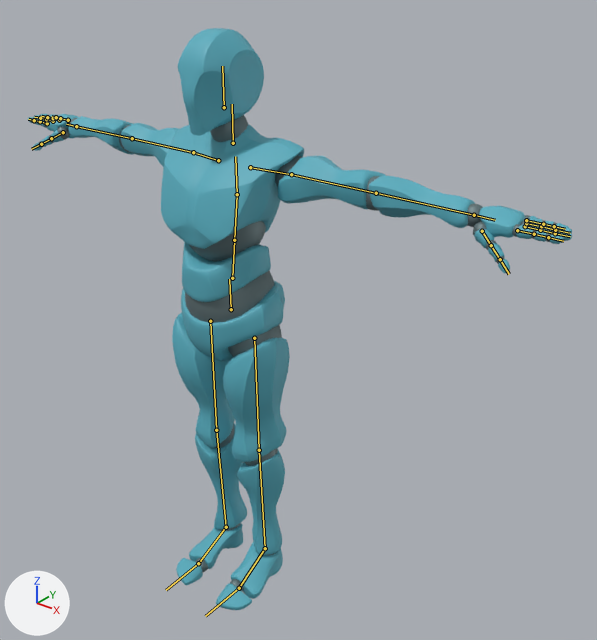
An edit to the glTF model assets/models/character_default.glb, drawn before and after from the same camera.
The view is the same before and after, from a camera (50 mm lens) standing at (1.57, -1.64, 2.06) and looking at (0.13, 0.16, 0.94). The axes (+X, +Y, +Z) are drawn at lower left. The lights are the same throughout. The bones that bend it are drawn over the model as lines.

The first picture shows 'alpha_joints', 'alpha_surface'.
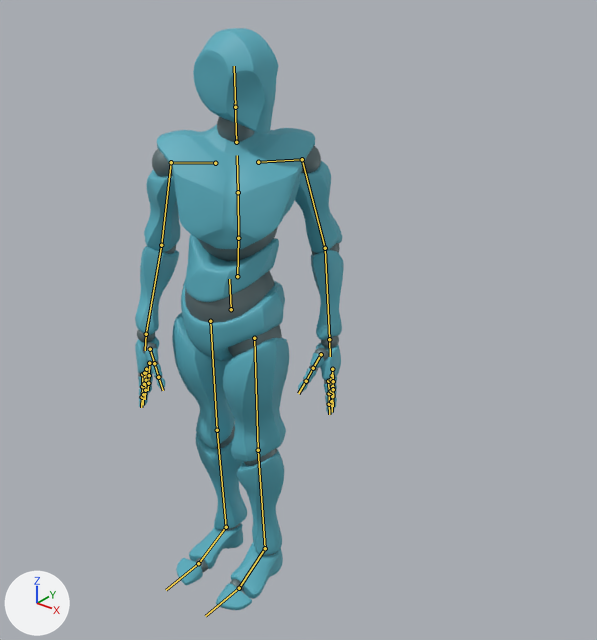
The newer file adds an action. The first version stands in its rest pose; the second is drawn at frame 1 of the action 'look_left'.

Scene script edits in JSON lines:
```json
{"block": "bone_mixamorig_spine", "where": "bone_mixamorig_spine = bpy.data.objects['default_rig'].pose.bones['mixamorig:Spine']  # child of 'mixamorig:Hips'"}
{"op": "set", "path": "bone_mixamorig_spine.location", "old": "(0.0, 0.0, 0.0)", "new": "(0.0, 0.001, -0.023)"}
{"op": "set", "path": "bone_mixamorig_spine.rotation_quaternion", "old": "(1.0, 0.0, 0.0, 0.0)", "new": "(0.989, 0.0, 0.145, 0.018)", "note": "degrees (0, 0, 0) -> degrees (0, 17, 2)"}
{"block": "bone_mixamorig_spine1", "where": "bone_mixamorig_spine1 = bpy.data.objects['default_rig'].pose.bones['mixamorig:Spine1']  # child of 'mixamorig:Spine'"}
{"op": "set", "path": "bone_mixamorig_spine1.rotation_quaternion", "old": "(1.0, 0.0, 0.0, 0.0)", "new": "(0.99, 0.0, 0.142, 0.017)", "note": "degrees (0, 0, 0) -> degrees (0, 16, 2)"}
{"block": "bone_mixamorig_spine2", "where": "bone_mixamorig_spine2 = bpy.data.objects['default_rig'].pose.bones['mixamorig:Spine2']  # child of 'mixamorig:Spine1'"}
{"op": "set", "path": "bone_mixamorig_spine2.rotation_quaternion", "old": "(1.0, 0.0, 0.0, 0.0)", "new": "(0.996, 0.0, 0.091, 0.001)", "note": "degrees (0, 0, 0) -> degrees (0, 10, 0)"}
{"block": "bone_mixamorig_head", "where": "bone_mixamorig_head = bpy.data.objects['default_rig'].pose.bones['mixamorig:Head']  # child of 'mixamorig:Neck'"}
{"op": "set", "path": "bone_mixamorig_head.rotation_quaternion", "old": "(1.0, 0.0, 0.0, 0.0)", "new": "(0.929, 0.0, 0.37, 0.0)", "note": "degrees (0, 0, 0) -> degrees (0, 43, 0)"}
{"block": "bone_mixamorig_leftarm", "where": "bone_mixamorig_leftarm = bpy.data.objects['default_rig'].pose.bones['mixamorig:LeftArm']  # child of 'mixamorig:LeftShoulder'"}
{"op": "set", "path": "bone_mixamorig_leftarm.rotation_quaternion", "old": "(1.0, 0.0, 0.0, 0.0)", "new": "(0.767, 0.577, 0.19, 0.206)", "note": "degrees (0, 0, 0) -> degrees (75, 3, 32)"}
{"block": "bone_mixamorig_leftforearm", "where": "bone_mixamorig_leftforearm = bpy.data.objects['default_rig'].pose.bones['mixamorig:LeftForeArm']  # child of 'mixamorig:LeftArm'"}
{"op": "set", "path": "bone_mixamorig_leftforearm.rotation_quaternion", "old": "(1.0, 0.0, 0.0, 0.0)", "new": "(0.979, 0.0, 0.0, 0.205)", "note": "degrees (0, 0, 0) -> degrees (0, 0, 24)"}
{"block": "bone_mixamorig_lefthand", "where": "bone_mixamorig_lefthand = bpy.data.objects['default_rig'].pose.bones['mixamorig:LeftHand']  # child of 'mixamorig:LeftForeArm'"}
{"op": "set", "path": "bone_mixamorig_lefthand.rotation_quaternion", "old": "(1.0, 0.0, 0.0, 0.0)", "new": "(0.978, 0.052, -0.164, -0.114)", "note": "degrees (0, 0, 0) -> degrees (8, -18, -15)"}
{"block": "bone_mixamorig_rightarm", "where": "bone_mixamorig_rightarm = bpy.data.objects['default_rig'].pose.bones['mixamorig:RightArm']  # child of 'mixamorig:RightShoulder'"}
{"op": "set", "path": "bone_mixamorig_rightarm.rotation_quaternion", "old": "(1.0, 0.0, 0.0, 0.0)", "new": "(0.766, 0.635, -0.013, 0.099)", "note": "degrees (0, 0, 0) -> degrees (79, -8, 8)"}
{"block": "bone_mixamorig_rightforearm", "where": "bone_mixamorig_rightforearm = bpy.data.objects['default_rig'].pose.bones['mixamorig:RightForeArm']  # child of 'mixamorig:RightArm'"}
{"op": "set", "path": "bone_mixamorig_rightforearm.rotation_quaternion", "old": "(1.0, 0.0, 0.0, 0.0)", "new": "(0.966, 0.0, 0.0, -0.258)", "note": "degrees (0, 0, 0) -> degrees (0, 0, -30)"}
{"block": "bone_mixamorig_righthand", "where": "bone_mixamorig_righthand = bpy.data.objects['default_rig'].pose.bones['mixamorig:RightHand']  # child of 'mixamorig:RightForeArm'"}
{"op": "set", "path": "bone_mixamorig_righthand.rotation_quaternion", "old": "(1.0, 0.0, 0.0, 0.0)", "new": "(0.992, 0.05, 0.056, 0.096)", "note": "degrees (0, 0, 0) -> degrees (6, 6, 11)"}
```

Boxes (x1, y1, x2, y2) around the edits, measured in the pictures (597 x 640 px):
```json
{"object": "alpha_surface", "change": "posed", "before": [28, 28, 572, 610], "after": [135, 28, 344, 610], "on screen": "61% narrower"}
{"object": "alpha_joints", "change": "posed", "before": [32, 115, 558, 591], "after": [137, 117, 340, 591], "on screen": "61% narrower"}
{"bone": "mixamorig:Spine", "before": "(232, 278) to (234, 240)", "after": "(237, 276) to (238, 238)"}
{"bone": "mixamorig:Spine1", "before": "(234, 240) to (237, 194)", "after": "(238, 238) to (238, 192)"}
{"bone": "mixamorig:Spine2", "before": "(237, 194) to (235, 156)", "after": "(238, 192) to (237, 155)"}
{"bone": "mixamorig:Head", "before": "(224, 107) to (222, 66)", "after": "(235, 107) to (234, 66)"}
{"bone": "mixamorig:LeftArm", "before": "(291, 174) to (375, 193)", "after": "(302, 159) to (325, 248)"}
{"bone": "mixamorig:LeftForeArm", "before": "(376, 193) to (474, 215)", "after": "(325, 248) to (329, 339)"}
{"bone": "mixamorig:LeftHand", "before": "(474, 215) to (495, 220)", "after": "(329, 339) to (330, 356)"}
{"bone": "mixamorig:RightArm", "before": "(193, 152) to (132, 138)", "after": "(171, 162) to (161, 245)"}
{"bone": "mixamorig:RightForeArm", "before": "(132, 138) to (76, 126)", "after": "(161, 245) to (146, 334)"}
{"bone": "mixamorig:RightHand", "before": "(76, 126) to (66, 124)", "after": "(146, 334) to (145, 350)"}
```
